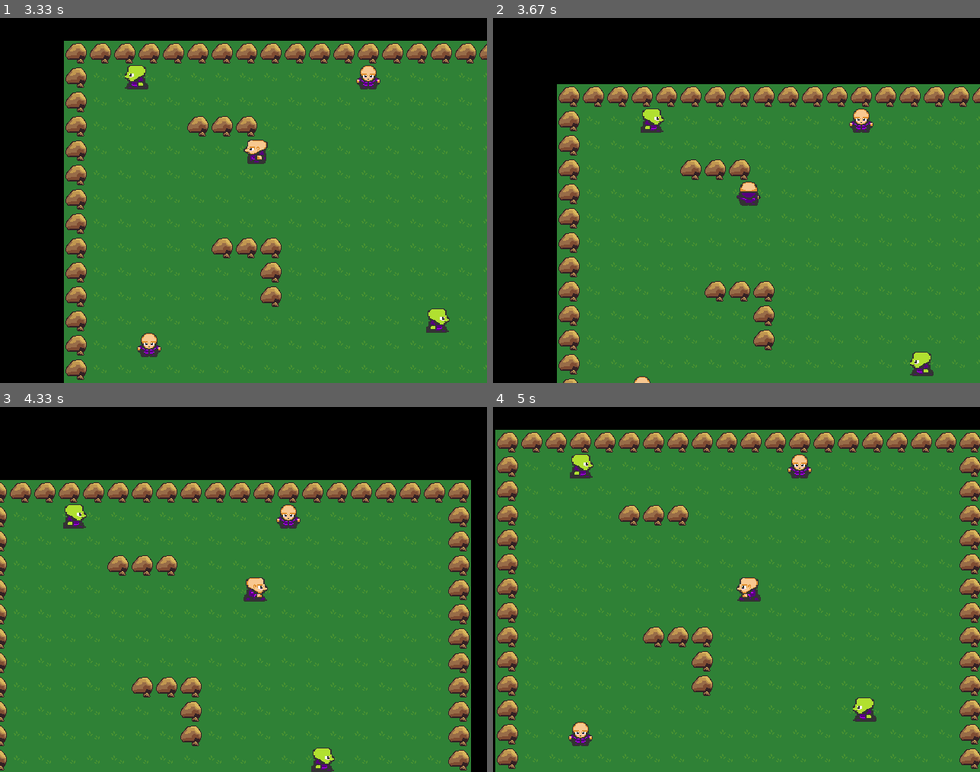
Above: before the commit, frames 1-4 (two rows, left to right).
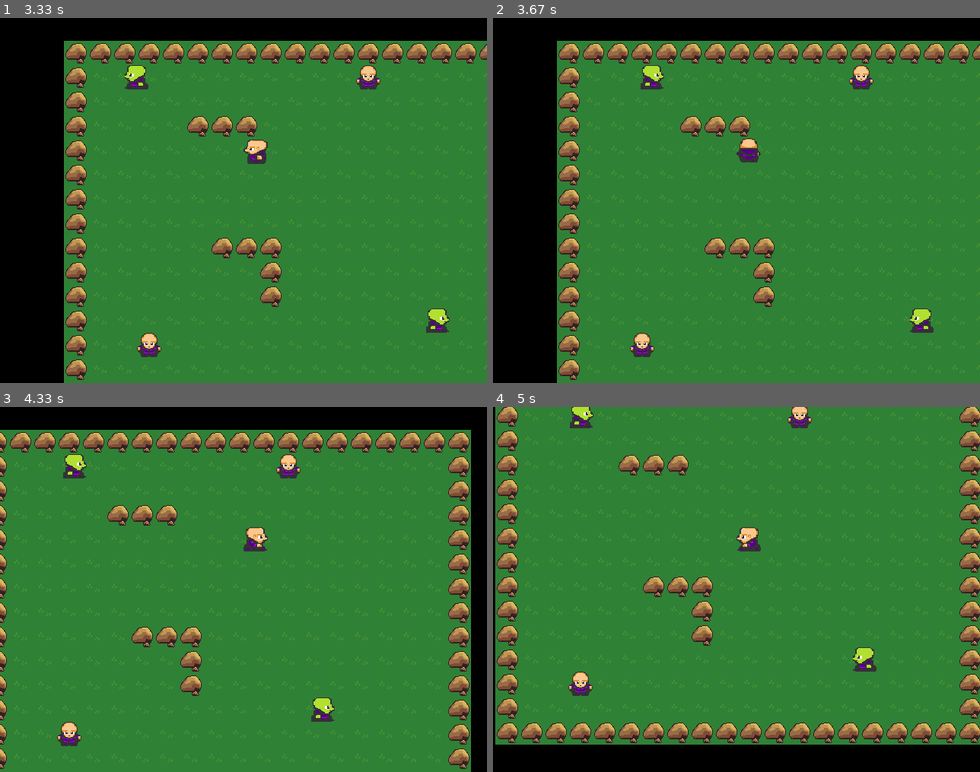
Above: after the commit, the same moments.

Repository: RyanNageer/Pygame
Game: pygame game, started from main.py
Two runs of this game, one before a commit and one after it. Both use one fixed random seed, a clock stepped at 60 frames per second and the inputs below.
Inputs:
- Up to frame 1 (3.33 s): tap Enter at 0.33 s; tap Space at 0.67 s; hold Up 1-1.47 s; hold Right 1.5-1.97 s; hold Left 2-2.53 s; hold Down 2.57-2.87 s; hold Left 2.9-3.3 s
- Up to frame 2 (3.67 s): hold Up from 3.33 s (still down)
- Up to frame 3 (4.33 s): release Up at 3.7 s; hold Right from 3.73 s (still down)
- Up to frame 4 (5 s): release Right at 4.37 s; hold Down 4.4-4.77 s; hold Left from 4.8 s (still down)

Frame 1 is identical in both runs. In frame 2, 24% of the frame differs, in the area x 13-100%, y 6-100%; in frame 3, 26%; in frame 4, 30%, in the area x 0-100%, y 0-100%.

Commit message:
fixed camera issue. may need to make an actual camera system instead of redrawing all sprites in the future

Diff:
--- a/sprites.py
+++ b/sprites.py
@@ -31,6 +31,25 @@
 
         self.facing = 'down'
         self.animation_loop = 1
+
+        # if we put the animations in the __init__ and add "self" to them we can call them any time insted of having them be in the animate function
+        # meaning we'd need to pull the animations every time the animate function runs, which is inefficient
+        # having them in __init__ already, readily accessible, is more efficient
+        self.down_animations = [self.game.character_spritesheet.get_sprite(3, 2, self.width, self.height),
+                           self.game.character_spritesheet.get_sprite(35, 2, self.width, self.height),
+                           self.game.character_spritesheet.get_sprite(68, 2, self.width, self.height)]
+        # copied and pasted from pygame rpg tutorial #6 description
+        self.up_animations = [self.game.character_spritesheet.get_sprite(3, 34, self.width, self.height),
+                         self.game.character_spritesheet.get_sprite(35, 34, self.width, self.height),
+                         self.game.character_spritesheet.get_sprite(68, 34, self.width, self.height)]
+
+        self.left_animations = [self.game.character_spritesheet.get_sprite(3, 98, self.width, self.height),
+                           self.game.character_spritesheet.get_sprite(35, 98, self.width, self.height),
+                           self.game.character_spritesheet.get_sprite(68, 98, self.width, self.height)]
+
+        self.right_animations = [self.game.character_spritesheet.get_sprite(3, 66, self.width, self.height),
+                            self.game.character_spritesheet.get_sprite(35, 66, self.width, self.height),
+                            self.game.character_spritesheet.get_sprite(68, 66, self.width, self.height)]
 
         # image_to_load = pygame.image.load("img/single2.png")
         # self.image = pygame.Surface([self.width, self.height]) # get an image that can later be drawn to the screen
@@ -94,38 +113,36 @@
             if hits:
                 if self.x_change > 0: # hits[0] is the wall we're colliding with
                     self.rect.x = hits[0].rect.left - self.rect.width # because we takeaway the width of the rectangle, this creates the collision effect so the player cant walk on top the bock
+
+                    #When a collision is detected and the player's position is corrected, the code moves all sprites back by PLAYER_SPEED
+                    # So basically the camera moves twice within the 1 frame, if running into a wall right, all sprites still move right, but this fix moves the sprite to the left after that happens, so when its drawn to the screen its just stationary
+                    #  since the player isnt actually moving beyond the wall
+                    for sprite in self.game.all_sprites: # fix camera bug so player is always focused by the camera
+                        sprite.rect.x += PLAYER_SPEED
+
                 if self.x_change < 0:
                     self.rect.x = hits[0].rect.right
-
+                    for sprite in self.game.all_sprites: # fix camera bug so player is always focused by the camera
+                        sprite.rect.x -= PLAYER_SPEED
 
         if direction == 'y':
             hits = pygame.sprite.spritecollide(self, self.game.blocks, False)
             if hits:
                 if self.y_change > 0:
                     self.rect.y = hits[0].rect.top - self.rect.height
+                    for sprite in self.game.all_sprites: # fix camera bug so player is always focused by the camera
+                        sprite.rect.y += PLAYER_SPEED
                 if self.y_change < 0:
                     self.rect.y = hits[0].rect.bottom
+                    for sprite in self.game.all_sprites: # fix camera bug so player is always focused by the camera
+                        sprite.rect.y -= PLAYER_SPEED
     def animate(self):
-        down_animations = [self.game.character_spritesheet.get_sprite(3, 2, self.width, self.height),
-                           self.game.character_spritesheet.get_sprite(35, 2, self.width, self.height),
-                           self.game.character_spritesheet.get_sprite(68, 2, self.width, self.height)]
-        # copied and pasted from pygame rpg tutorial #6 description
-        up_animations = [self.game.character_spritesheet.get_sprite(3, 34, self.width, self.height),
-                         self.game.character_spritesheet.get_sprite(35, 34, self.width, self.height),
-                         self.game.character_spritesheet.get_sprite(68, 34, self.width, self.height)]
-
-        left_animations = [self.game.character_spritesheet.get_sprite(3, 98, self.width, self.height),
-                           self.game.character_spritesheet.get_sprite(35, 98, self.width, self.height),
-                           self.game.character_spritesheet.get_sprite(68, 98, self.width, self.height)]
-
-        right_animations = [self.game.character_spritesheet.get_sprite(3, 66, self.width, self.height),
-                            self.game.character_spritesheet.get_sprite(35, 66, self.width, self.height),
-                            self.game.character_spritesheet.get_sprite(68, 66, self.width, self.height)]
+
         if self.facing == "down":
             if self.y_change == 0: # if we're standing still, set player to static image
                 self.image = self.game.character_spritesheet.get_sprite(3,2, self.width, self.height)
             else: # if we are currently moving
-                    self.image = down_animations[math.floor(self.animation_loop)] # pull animation from down_animations list
+                    self.image = self.down_animations[math.floor(self.animation_loop)] # pull animation from down_animations list
                     self.animation_loop += 0.1 # every 10 frames the animation will change (0.1 * 10 = 1), animations are in indexes 0, 1 and 2
                     if self.animation_loop >= 3: # when its greater than or equal to 3 we reset the animation back to 1
                         self.animation_loop = 1
@@ -133,7 +150,7 @@
             if self.y_change == 0: # if we're standing still, set player to static image
                 self.image = self.game.character_spritesheet.get_sprite(3,34, self.width, self.height)
             else: # if we are currently moving
-                    self.image = up_animations[math.floor(self.animation_loop)] # pull animation from down_animations list
+                    self.image = self.up_animations[math.floor(self.animation_loop)] # pull animation from down_animations list
                     self.animation_loop += 0.1 # every 10 frames the animation will change (0.1 * 10 = 1), animations are in indexes 0, 1 and 2
                     if self.animation_loop >= 3: # when its greater than or equal to 3 we reset the animation back to 1
                         self.animation_loop = 1
@@ -141,7 +158,7 @@
             if self.x_change == 0: # if we're standing still, set player to static image
                 self.image = self.game.character_spritesheet.get_sprite(3,98, self.width, self.height)
             else: # if we are currently moving
-                    self.image = left_animations[math.floor(self.animation_loop)] # pull animation from down_animations list
+                    self.image = self.left_animations[math.floor(self.animation_loop)] # pull animation from down_animations list
                     self.animation_loop += 0.1 # every 10 frames the animation will change (0.1 * 10 = 1), animations are in indexes 0, 1 and 2
                     if self.animation_loop >= 3: # when its greater than or equal to 3 we reset the animation back to 1
                         self.animation_loop = 1
@@ -149,7 +166,7 @@
             if self.x_change == 0: # if we're standing still, set player to static image
                 self.image = self.game.character_spritesheet.get_sprite(3,66, self.width, self.height)
             else: # if we are currently moving
-                    self.image = right_animations[math.floor(self.animation_loop)] # pull animation from down_animations list
+                    self.image = self.right_animations[math.floor(self.animation_loop)] # pull animation from down_animations list
                     self.animation_loop += 0.1 # every 10 frames the animation will change (0.1 * 10 = 1), animations are in indexes 0, 1 and 2
                     if self.animation_loop >= 3: # when its greater than or equal to 3 we reset the animation back to 1
                         self.animation_loop = 1
@@ -176,6 +193,22 @@
         self.movement_loop = 0
         self.max_travel = random.randint(7, 30) # moving randomly between 7 and 30 pixels
 
+
+        self.down_animations = [self.game.enemy_spritesheet.get_sprite(3, 2, self.width, self.height),
+                           self.game.enemy_spritesheet.get_sprite(35, 2, self.width, self.height),
+                           self.game.enemy_spritesheet.get_sprite(68, 2, self.width, self.height)]
+        # copied and pasted from pygame rpg tutorial #6 description
+        self.up_animations = [self.game.enemy_spritesheet.get_sprite(3, 34, self.width, self.height),
+                         self.game.enemy_spritesheet.get_sprite(35, 34, self.width, self.height),
+                         self.game.enemy_spritesheet.get_sprite(68, 34, self.width, self.height)]
+
+        self.left_animations = [self.game.enemy_spritesheet.get_sprite(3, 98, self.width, self.height),
+                           self.game.enemy_spritesheet.get_sprite(35, 98, self.width, self.height),
+                           self.game.enemy_spritesheet.get_sprite(68, 98, self.width, self.height)]
+
+        self.right_animations = [self.game.enemy_spritesheet.get_sprite(3, 66, self.width, self.height),
+                            self.game.enemy_spritesheet.get_sprite(35, 66, self.width, self.height),
+                            self.game.enemy_spritesheet.get_sprite(68, 66, self.width, self.height)]
 
         self.image = self.game.enemy_spritesheet.get_sprite(3, 2, self.width, self.height)
         self.image.set_colorkey(BLACK) # remove background of image
@@ -207,26 +240,12 @@
                 self.facing = 'left'
 
     def animate(self):
-        down_animations = [self.game.enemy_spritesheet.get_sprite(3, 2, self.width, self.height),
-                           self.game.enemy_spritesheet.get_sprite(35, 2, self.width, self.height),
-                           self.game.enemy_spritesheet.get_sprite(68, 2, self.width, self.height)]
-        # copied and pasted from pygame rpg tutorial #6 description
-        up_animations = [self.game.enemy_spritesheet.get_sprite(3, 34, self.width, self.height),
-                         self.game.enemy_spritesheet.get_sprite(35, 34, self.width, self.height),
-                         self.game.enemy_spritesheet.get_sprite(68, 34, self.width, self.height)]
-
-        left_animations = [self.game.enemy_spritesheet.get_sprite(3, 98, self.width, self.height),
-                           self.game.enemy_spritesheet.get_sprite(35, 98, self.width, self.height),
-                           self.game.enemy_spritesheet.get_sprite(68, 98, self.width, self.height)]
-
-        right_animations = [self.game.enemy_spritesheet.get_sprite(3, 66, self.width, self.height),
-                            self.game.enemy_spritesheet.get_sprite(35, 66, self.width, self.height),
-                            self.game.enemy_spritesheet.get_sprite(68, 66, self.width, self.height)]
+
         if self.facing == "down":
             if self.y_change == 0: # if we're standing still, set player to static image
                 self.image = self.game.enemy_spritesheet.get_sprite(3,2, self.width, self.height)
             else: # if we are currently moving
-                    self.image = down_animations[math.floor(self.animation_loop)] # pull animation from down_animations list
+                    self.image = self.down_animations[math.floor(self.animation_loop)] # pull animation from down_animations list
                     self.animation_loop += 0.1 # every 10 frames the animation will change (0.1 * 10 = 1), animations are in indexes 0, 1 and 2
                     if self.animation_loop >= 3: # when its greater than or equal to 3 we reset the animation back to 1
                         self.animation_loop = 1
@@ -234,7 +253,7 @@
             if self.y_change == 0: # if we're standing still, set player to static image
                 self.image = self.game.enemy_spritesheet.get_sprite(3,34, self.width, self.height)
             else: # if we are currently moving
-                    self.image = up_animations[math.floor(self.animation_loop)] # pull animation from down_animations list
+                    self.image = self.up_animations[math.floor(self.animation_loop)] # pull animation from down_animations list
                     self.animation_loop += 0.1 # every 10 frames the animation will change (0.1 * 10 = 1), animations are in indexes 0, 1 and 2
                     if self.animation_loop >= 3: # when its greater than or equal to 3 we reset the animation back to 1
                         self.animation_loop = 1
@@ -242,7 +261,7 @@
             if self.x_change == 0: # if we're standing still, set player to static image
                 self.image = self.game.enemy_spritesheet.get_sprite(3,98, self.width, self.height)
             else: # if we are currently moving
-                    self.image = left_animations[math.floor(self.animation_loop)] # pull animation from down_animations list
+                    self.image = self.left_animations[math.floor(self.animation_loop)] # pull animation from down_animations list
                     self.animation_loop += 0.1 # every 10 frames the animation will change (0.1 * 10 = 1), animations are in indexes 0, 1 and 2
                     if self.animation_loop >= 3: # when its greater than or equal to 3 we reset the animation back to 1
                         self.animation_loop = 1
@@ -250,7 +269,7 @@
             if self.x_change == 0: # if we're standing still, set player to static image
                 self.image = self.game.enemy_spritesheet.get_sprite(3,66, self.width, self.height)
             else: # if we are currently moving
-                    self.image = right_animations[math.floor(self.animation_loop)] # pull animation from down_animations list
+                    self.image = self.right_animations[math.floor(self.animation_loop)] # pull animation from down_animations list
                     self.animation_loop += 0.1 # every 10 frames the animation will change (0.1 * 10 = 1), animations are in indexes 0, 1 and 2
                     if self.animation_loop >= 3: # when its greater than or equal to 3 we reset the animation back to 1
                         self.animation_loop = 1
@@ -363,65 +382,67 @@
 
         self.image = self.game.attack_spritesheet.get_sprite(0, 0, self.width, self.height)
 
-        self.rect = self.image.get_rect()
-        self.rect.x = self.x
-        self.rect.y = self.y
-
-    def update(self): # Gets called by all_sprites.update() in game.py
-        self.animate()
-        self.collide()
-
-    def collide(self):
-        hits = pygame.sprite.spritecollide(self, self.game.enemies, True) # Checking for collision between the attack animation and the enemy
-
-    def animate(self):
-        direction = self.game.player.facing # This variable holds the direction we're facing. we declared it earlier in __init__
-
         # Copy and pasted animation code. These are lists containing the animation cutouts from the attack spritesheet
-        right_animations = [self.game.attack_spritesheet.get_sprite(0, 64, self.width, self.height),
+        self.right_animations = [self.game.attack_spritesheet.get_sprite(0, 64, self.width, self.height),
                            self.game.attack_spritesheet.get_sprite(32, 64, self.width, self.height),
                            self.game.attack_spritesheet.get_sprite(64, 64, self.width, self.height),
                            self.game.attack_spritesheet.get_sprite(96, 64, self.width, self.height),
                            self.game.attack_spritesheet.get_sprite(128, 64, self.width, self.height)]
 
-        down_animations = [self.game.attack_spritesheet.get_sprite(0, 32, self.width, self.height),
+        self.down_animations = [self.game.attack_spritesheet.get_sprite(0, 32, self.width, self.height),
                            self.game.attack_spritesheet.get_sprite(32, 32, self.width, self.height),
                            self.game.attack_spritesheet.get_sprite(64, 32, self.width, self.height),
                            self.game.attack_spritesheet.get_sprite(96, 32, self.width, self.height),
                            self.game.attack_spritesheet.get_sprite(128, 32, self.width, self.height)]
 
-        left_animations = [self.game.attack_spritesheet.get_sprite(0, 96, self.width, self.height),
+        self.left_animations = [self.game.attack_spritesheet.get_sprite(0, 96, self.width, self.height),
                            self.game.attack_spritesheet.get_sprite(32, 96, self.width, self.height),
                            self.game.attack_spritesheet.get_sprite(64, 96, self.width, self.height),
                            self.game.attack_spritesheet.get_sprite(96, 96, self.width, self.height),
                            self.game.attack_spritesheet.get_sprite(128, 96, self.width, self.height)]
 
-        up_animations = [self.game.attack_spritesheet.get_sprite(0, 0, self.width, self.height),
+        self.up_animations = [self.game.attack_spritesheet.get_sprite(0, 0, self.width, self.height),
                          self.game.attack_spritesheet.get_sprite(32, 0, self.width, self.height),
                          self.game.attack_spritesheet.get_sprite(64, 0, self.width, self.height),
                          self.game.attack_spritesheet.get_sprite(96, 0, self.width, self.height),
                          self.game.attack_spritesheet.get_sprite(128, 0, self.width, self.height)]
 
+        self.rect = self.image.get_rect()
+        self.rect.x = self.x
+        self.rect.y = self.y
+
+    def update(self): # Gets called by all_sprites.update() in game.py
+        self.animate()
+        self.collide()
+
+    def collide(self):
+        hits = pygame.sprite.spritecollide(self, self.game.enemies, True) # Checking for collision between the attack animation and the enemy
+
+    def animate(self):
+        direction = self.game.player.facing # This variable holds the direction we're facing. we declared it earlier in __init__
+
+
+
         if direction == 'up':
-            self.image = up_animations[math.floor(self.animation_loop)]
+            self.image = self.up_animations[math.floor(self.animation_loop)]
             self.animation_loop += 0.5 # every 2 frames is a new image from the animation
             if self.animation_loop >= 5: # we have 5 animations in our list. once the animations conclude we kill the sprite so it doesnt show anymore
                 self.kill()
 
         if direction == 'down':
-            self.image = down_animations[math.floor(self.animation_loop)]
+            self.image = self.down_animations[math.floor(self.animation_loop)]
             self.animation_loop += 0.5 # every 2 frames is a new image from the animation
             if self.animation_loop >= 5: # we have 5 animations in our list. once the animations conclude we kill the sprite so it doesnt show anymore
                 self.kill()
 
         if direction == 'left':
-            self.image = left_animations[math.floor(self.animation_loop)]
+            self.image = self.left_animations[math.floor(self.animation_loop)]
             self.animation_loop += 0.5 # every 2 frames is a new image from the animation
             if self.animation_loop >= 5: # we have 5 animations in our list. once the animations conclude we kill the sprite so it doesnt show anymore
                 self.kill()
 
         if direction == 'right':
-            self.image = right_animations[math.floor(self.animation_loop)]
+            self.image = self.right_animations[math.floor(self.animation_loop)]
             self.animation_loop += 0.5 # every 2 frames is a new image from the animation
             if self.animation_loop >= 5: # we have 5 animations in our list. once the animations conclude we kill the sprite so it doesnt show anymore
                 self.kill()
